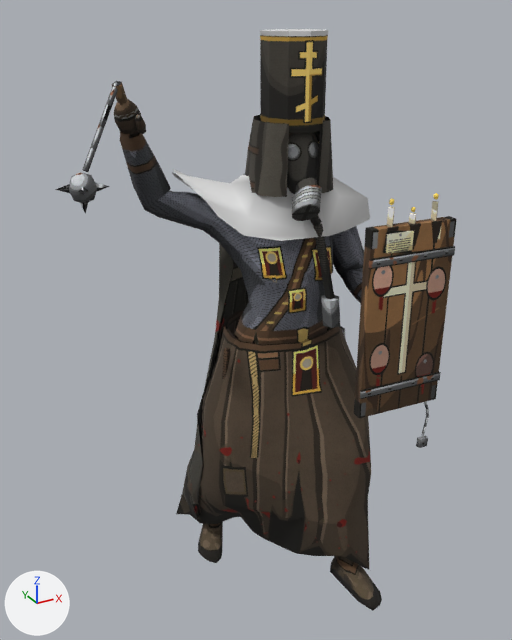
Renders of the glTF model client/assets/units/castigator.glb from each side of a commit.
The view is the same before and after, from a camera (50 mm lens) standing at (-0.723, -1.215, 1.235) and looking at (-0.089, -0.064, 0.66). The axes (+X, +Y, +Z) are drawn at lower left. The lights are the same throughout. The older version comes first. Vertices at exactly the same position are counted once.

The first picture shows 'Accent', 'Back', 'Body', 'Chest', 'Helmet', 'Robe', 'Weapon', 'Weapon2' and 1 more.
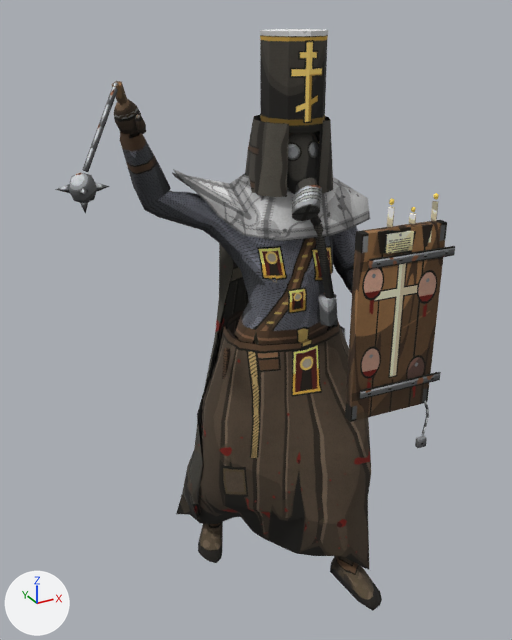
What changed in the scene script:
```text
Add img_castigator_accent:
    img_castigator_accent = load_image('castigator-Accent', '_unpacked/castigator-Accent', 512, 512, 'sRGB')
Add mat_castigatoraccent:
    mat_castigatoraccent = bpy.data.materials.new('castigatorAccent')
    # uses the picture img_castigator_accent
Change me_accent:
    where me_accent.from_pydata(...)  # 86 vertices, 116 faces; spans x -0.211..0.176, y -0.149..0.097, z 0.829..1.2
    used by ob_accent; location = (0.0, 0.0, 0.0)
    remove me_accent.materials.append(mat_accent)
    me_accent part 1: texture (UV) coordinates changed
    add me_accent.materials.append(mat_castigatoraccent)
Change me_chest:
    used by ob_chest; location = (0.0, 0.0, 0.0)
    remove me_chest.from_pydata(...)  # 32 vertices, 52 faces; spans x -0.036..0.063, y -0.161..-0.11, z 0.652..0.925
    add me_chest.from_pydata(...)  # 32 vertices, 52 faces; spans x -0.036..0.061, y -0.153..-0.11, z 0.653..0.925
    me_chest part 2: the loose piece of 12 vertices spanning x 0.015..0.063, y -0.161..-0.123, z 0.652..0.712 is moved by (-0.002, 0.007, 0.001)
Change me_weapon:
    where me_weapon.from_pydata(...)  # 85 vertices, 130 faces; spans x -0.453..-0.283, y -0.09..0.029, z 0.916..1.123
    used by ob_weapon; location = (0.0, 0.0, 0.0)
    me_weapon part 3: 69 kept faces spanning x -0.453..-0.316, y -0.09..-0.001, z 0.916..1.123 get new texture (UV) coordinates
Change me_weapon2:
    used by ob_weapon2; location = (0.0, 0.0, 0.0)
    remove me_weapon2.from_pydata(...)  # 118 vertices, 176 faces; spans x 0.01..0.192, y -0.313..-0.268, z 0.42..0.939
    add me_weapon2.from_pydata(...)  # 118 vertices, 176 faces; spans x -0.004..0.192, y -0.315..-0.263, z 0.423..0.939
    me_weapon2 part 4: the loose piece of 8 vertices spanning x 0.012..0.192, y -0.302..-0.268, z 0.519..0.89 is moved by (-0.016, 0.005, -0.006)
    other edits to the shape of me_weapon2 do not show in these pictures
```

Pixel boxes [x1, y1, x2, y2] of what changed, in the pictures (512 x 640 px; the box of a moved part takes in the faces that stretch with it):
'Weapon2', reshaped (7% wider): before [354, 193, 457, 448]; after [345, 193, 455, 448]
'Accent', recoloured, surface changed: [172, 29, 370, 241] in both
'Chest', reshaped (6% narrower): before [310, 215, 340, 328]; after [310, 215, 338, 326]
part 2 of me_chest, moved or reshaped: before [321, 295, 340, 328]; after [319, 293, 338, 326]
part 3 of me_weapon, surface changed: [55, 81, 122, 211] in both
part 4 of me_weapon2, moved or reshaped: before [354, 216, 457, 419]; after [345, 220, 447, 422]
